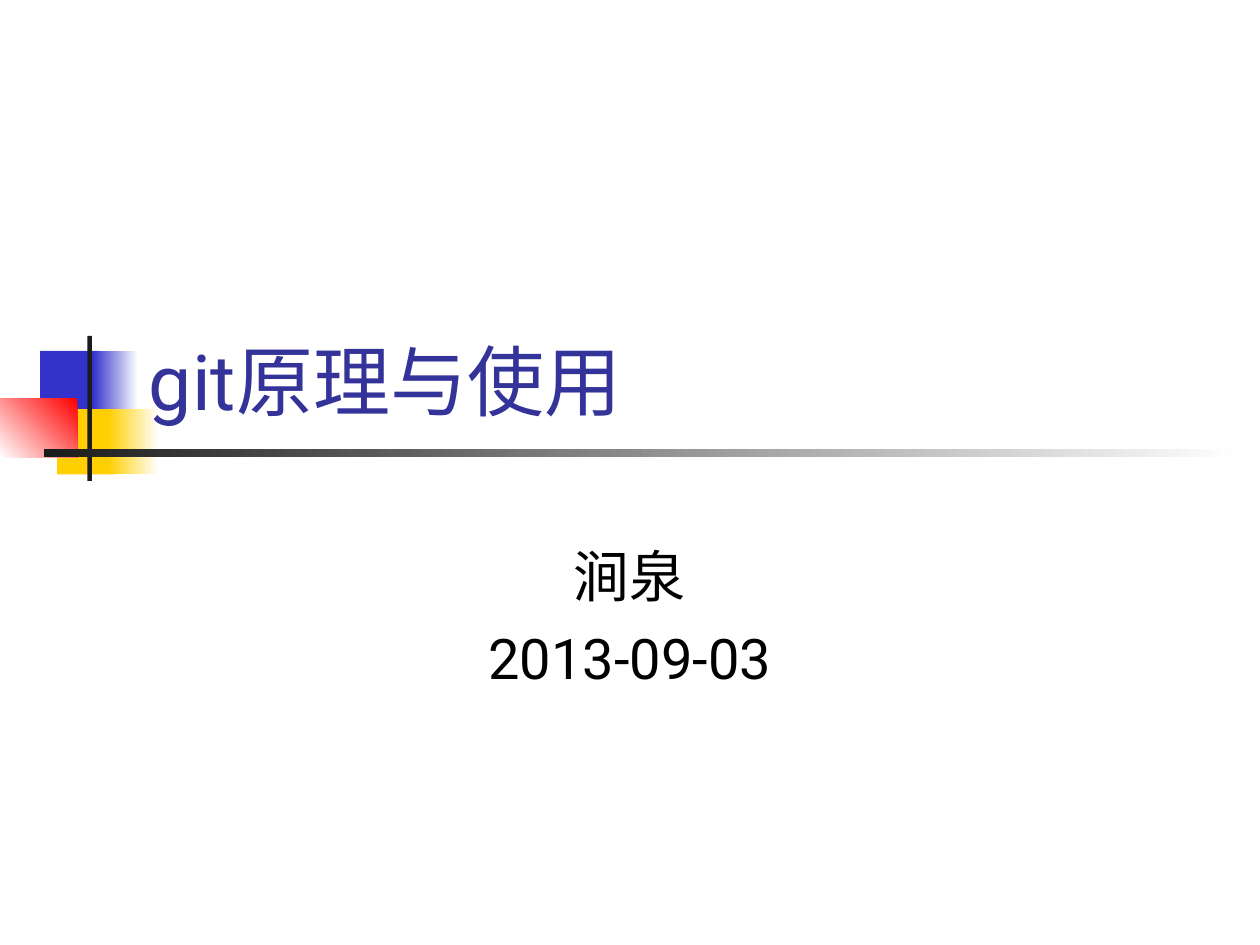
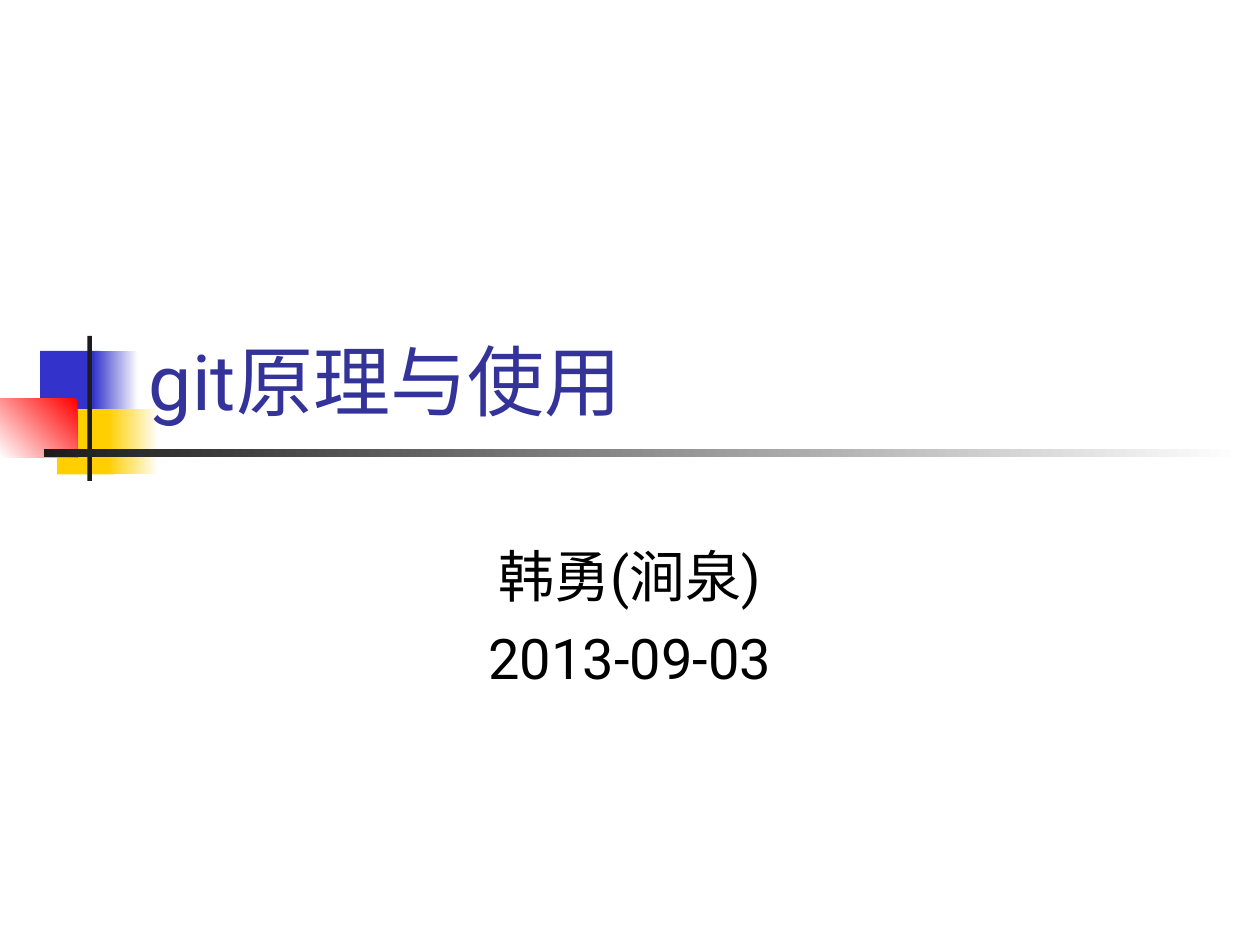
Before and after one commit to hanyong/git-inner-and-use, a slide deck: slide 1 of git-inner-and-use.ppt. Drawn at 1260x945 pixels with LibreOffice and Linux fonts; fonts in the diff are those of the drawing. Boxes give left, top, right and bottom in pixels: in the first picture for what was removed or moved away, otherwise in the second. Text is boxed around its words. In the diff, an @@ line names an element or a change of style, - is before the commit and + after.

```diff
--- a/git-inner-and-use.ppt
+++ b/git-inner-and-use.ppt
@@ subtitle at <box>498,550,761,610</box>: text changed @@
-涧泉
+韩勇(涧泉)
```
Also in this commit, not shown: 2 other slides changed, 5 slides added, 1 other file.
